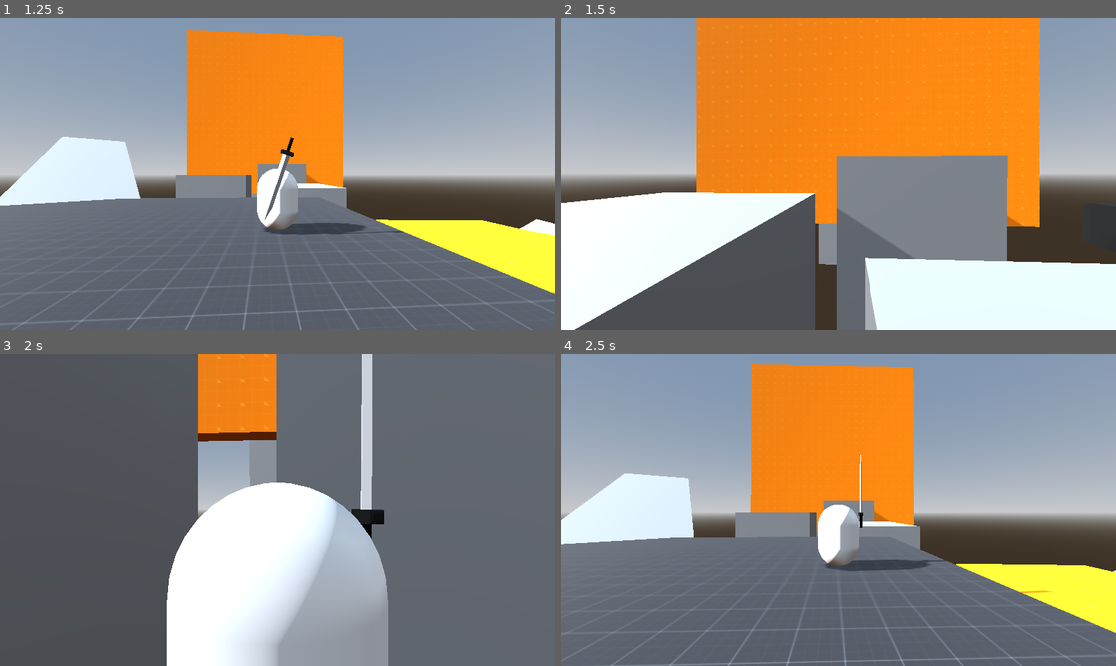
Above: before the commit, frames 1-4 (two rows, left to right).
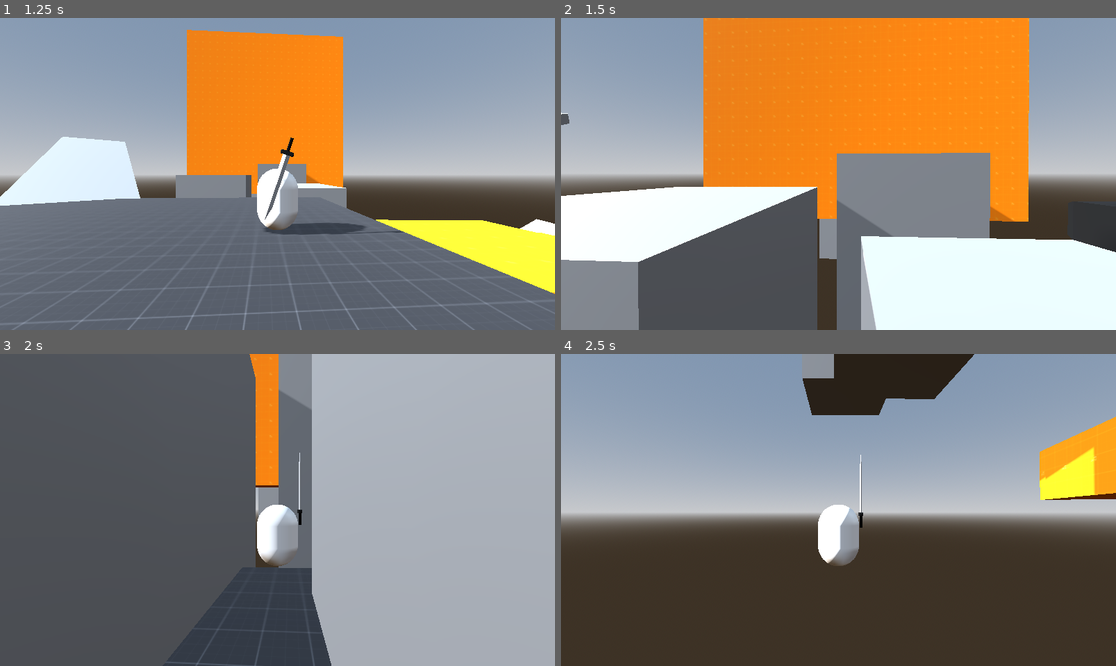
Above: after the commit, the same moments.

Repository: WarioGiant/3D-MV
Game: Godot game, scene res://world.tscn
Same seed, same stepped clock (60 frames per second), same inputs: the game is played once before the commit and once after it.
Inputs (mouse positions are in pixels of both pictures, inside the frame that each line leads up to):
- Up to frame 1 (1.25 s): tap Enter (ui_accept) at 0.5 s; move the mouse to (305, 174) at 0.52 s; hold W (forward) from 0.53 s (still down); hold Shift (dash) from 0.53 s (still down); tap Space (jump) at 0.77, 0.8, 1.07 s
- Up to frame 2 (1.5 s): keep holding W (forward); move the mouse to (810, 174) at 1.27 s; release Shift (dash) at 1.28 s; tap Space (jump) at 1.35 s
- Up to frame 3 (2 s): keep holding W (forward); tap Space (jump) at 1.52, 1.82 s; tap Shift (dash) at 1.55 s
- Up to frame 4 (2.5 s): keep holding W (forward); move the mouse to (849, 503) at 2.02 s; hold Shift (dash) from 2.03 s (still down); tap Space (jump) at 2.3 s

Frame 1 is identical in both runs. In frame 2, 13% of the frame differs, in the area x 0-100%, y 0-100%; in frame 3, 59%; in frame 4, 62%.

Commit message:
fix wall jump speed

Diff:
--- a/player.gd
+++ b/player.gd
@@ -54,7 +54,7 @@
 func handle_sprinting(delta) -> void:
 	if Vector2(velocity.x, velocity.z).length() > 4.5:
 		walking_time += delta
-	elif Vector2(velocity.x, velocity.z).length() < 0.001:
+	if Vector2(velocity.x, velocity.z).length() < 0.001 and walking_time:
 		walking_time = 0
 	if walking_time >= 0.75:
 		speed = 9
@@ -92,7 +92,7 @@
 		direction = local_input_dir * 15
 		dash_charge_time = 0
 		if direction.length():
-			walking_time = 1
+			walking_time = 1.0
 		can_move = true
 		gravity = 30.
 
@@ -106,6 +106,7 @@
 			can_move = false
 		if Input.is_action_just_pressed("jump"):
 			can_move = true
+			walking_time = 1.0
 			velocity.y = jump_velocity * 1.5
 			direction += get_wall_normal() * 3
 			gravity = 30.0
@@ -117,7 +118,6 @@
 
 func _process(delta) -> void:
 	handle_camera(delta)
-	handle_sprinting(delta)
 
 func _physics_process(delta) -> void:
 	#Fall
@@ -150,9 +150,11 @@
 		velocity.x = move_toward(velocity.x, 0, speed)
 		velocity.z = move_toward(velocity.z, 0, speed)
 
+	handle_sprinting(delta)
 	jump(delta)
 	dash(delta)
 	grab(delta)
+
 
 	move_and_slide()
 
--- a/world.tscn
+++ b/world.tscn
@@ -49,6 +49,16 @@
 
 [node name="CSGBox3D" type="CSGBox3D" parent="CSGCombiner3D2"]
 transform = Transform3D(1, 0, 0, 0, 1, 0, 0, 0, 1, 0, 43.1246, -24.3535)
+size = Vector3(22.1822, 22.753, 1)
+material = SubResource("StandardMaterial3D_mee0e")
+
+[node name="CSGBox3D2" type="CSGBox3D" parent="CSGCombiner3D2"]
+transform = Transform3D(0.280968, 0, 0.959717, 0, 1, 0, -0.959717, 0, 0.280968, 2.41453, 40.5798, 29.219)
+size = Vector3(22.1822, 22.753, 1)
+material = SubResource("StandardMaterial3D_mee0e")
+
+[node name="CSGBox3D3" type="CSGBox3D" parent="CSGCombiner3D2"]
+transform = Transform3D(0.280968, 0, 0.959717, 0, 1, 0, -0.959717, 0, 0.280968, -3.49856, 40.5798, 27.4879)
 size = Vector3(22.1822, 22.753, 1)
 material = SubResource("StandardMaterial3D_mee0e")
 
